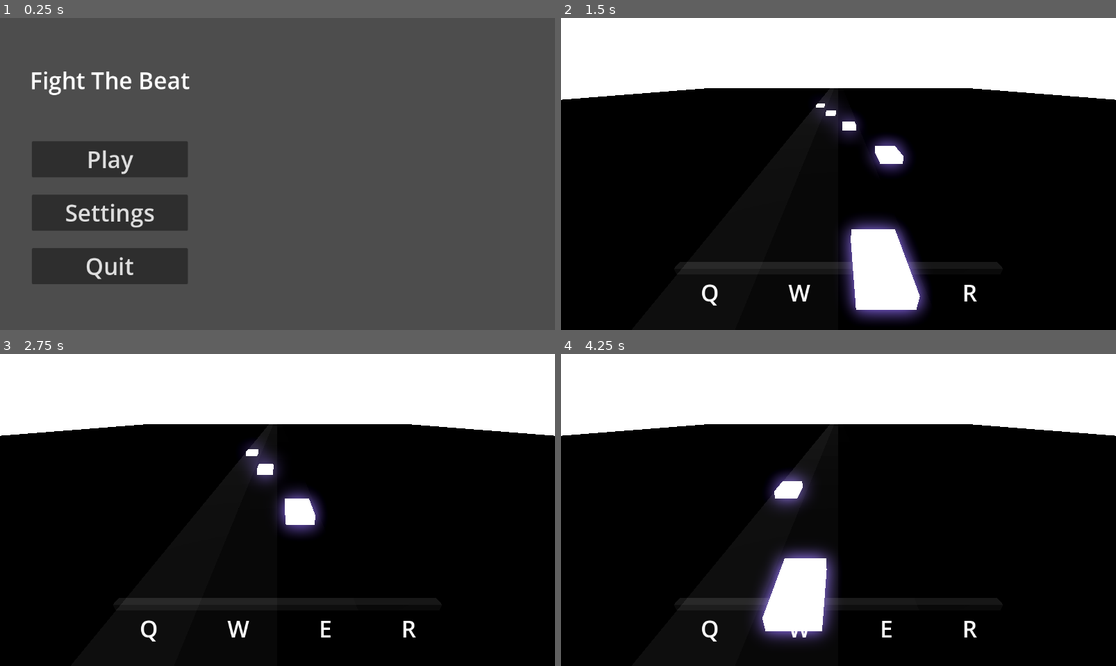
Above: before the commit, frames 1-4 (two rows, left to right).
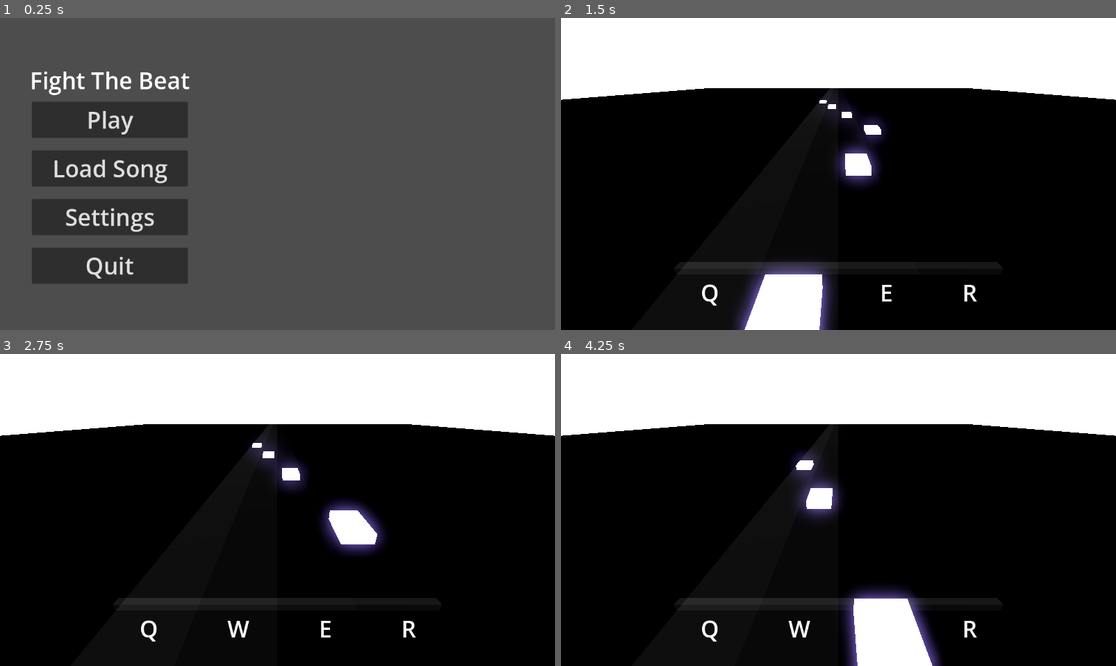
Above: after the commit, the same moments.

Repository: RafaeloxMC/fight-the-beat
Game: Godot game, scene res://scenes/ui/main_menu.tscn
The game is run twice, just before and just after one commit, with the same random seed, the same clock (stepped at 60 frames per second) and the same inputs. The project has no main scene, so this scene is started directly.
Inputs (mouse positions are in pixels of both pictures, inside the frame that each line leads up to):
- Up to frame 1 (0.25 s): no input
- Up to frame 2 (1.5 s): click (672, 167) at 0.5 s, where only the run after the commit has a clickable "Load Song"; click (672, 120) at 1.25 s, where only the run after the commit has a clickable "Play"
- Up to frame 3 (2.75 s): tap Enter at 2 s; hold R (RIGHT_LANE) from 2.03 s (still down); tap W (ML_LANE) at 2.1 s
- Up to frame 4 (4.25 s): release R (RIGHT_LANE) at 2.78 s; hold Down 2.78-3.53 s; tap E (MR_LANE) at 2.85 s; hold R (RIGHT_LANE) from 3.53 s (still down); tap Alt at 3.6 s

The runs differ from the first frame. In frame 1, 6.6% of the frame differs, in the area x 5-34%, y 26-84%; in frame 2, 9.7%, in the area x 31-67%, y 26-100%; in frame 3, 3.6%; in frame 4, 9.3%.

Commit message:
Add song file importer

Diff:
--- a/scenes/ui/main_menu.tscn
+++ b/scenes/ui/main_menu.tscn
@@ -44,13 +44,29 @@
 anchor_right = 0.5
 anchor_bottom = 0.5
 offset_left = -162.0
-offset_top = -68.0
+offset_top = -150.0
 offset_right = 162.0
-offset_bottom = 7.0
+offset_bottom = -75.0
 grow_horizontal = 2
 grow_vertical = 2
 theme = ExtResource("1_sl1te")
 text = "Play"
+
+[node name="Load Song" type="Button" parent="Control" unique_id=1289290886]
+layout_mode = 1
+anchors_preset = 8
+anchor_left = 0.5
+anchor_top = 0.5
+anchor_right = 0.5
+anchor_bottom = 0.5
+offset_left = -162.0
+offset_top = -49.0
+offset_right = 162.0
+offset_bottom = 26.0
+grow_horizontal = 2
+grow_vertical = 2
+theme = ExtResource("1_sl1te")
+text = "Load Song"
 
 [node name="Settings" type="Button" parent="Control" unique_id=594479966]
 layout_mode = 1
@@ -60,9 +76,9 @@
 anchor_right = 0.5
 anchor_bottom = 0.5
 offset_left = -162.0
-offset_top = 43.0
+offset_top = 52.0
 offset_right = 162.0
-offset_bottom = 118.0
+offset_bottom = 127.0
 grow_horizontal = 2
 grow_vertical = 2
 theme = ExtResource("1_sl1te")
@@ -76,14 +92,15 @@
 anchor_right = 0.5
 anchor_bottom = 0.5
 offset_left = -162.0
-offset_top = 154.0
+offset_top = 153.0
 offset_right = 162.0
-offset_bottom = 229.0
+offset_bottom = 228.0
 grow_horizontal = 2
 grow_vertical = 2
 theme = ExtResource("1_sl1te")
 text = "Quit"
 
 [connection signal="pressed" from="Control/Play" to="." method="_on_play_pressed"]
+[connection signal="pressed" from="Control/Load Song" to="." method="_on_load_song_pressed"]
 [connection signal="pressed" from="Control/Settings" to="." method="_on_settings_pressed"]
 [connection signal="pressed" from="Control/Quit" to="." method="_on_quit_pressed"]
--- a/scripts/ui/main_menu.gd
+++ b/scripts/ui/main_menu.gd
@@ -7,13 +7,24 @@
 
 
 # Called every frame. 'delta' is the elapsed time since the previous frame.
-func _process(delta: float) -> void:
+func _process(_delta: float) -> void:
 	pass
 
 
 func _on_play_pressed() -> void:
 	SceneManager.call_scene("game")
 
+func _on_load_song_pressed() -> void:
+	DisplayServer.file_dialog_show("Select a Song file", "~/", "", false, DisplayServer.FILE_DIALOG_MODE_OPEN_FILE, [], _on_file_picked)
+
+
+func _on_file_picked(status: bool, selected_paths: PackedStringArray, _selected_filter_index: int) -> void:
+	if status == true:
+		var file = selected_paths[0]
+		print("Loading song file at " + file)
+		var fa = FileAccess.open(file, FileAccess.ModeFlags.READ)
+		var content = fa.get_as_text()
+		print("Loaded song file! Content: " + content)
 
 func _on_settings_pressed() -> void:
 	pass # Replace with function body.
